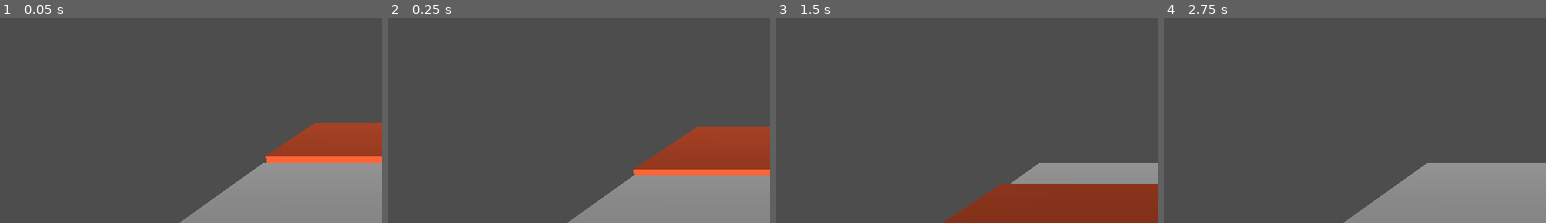
Above: before the commit, frames 1-4 (left to right).
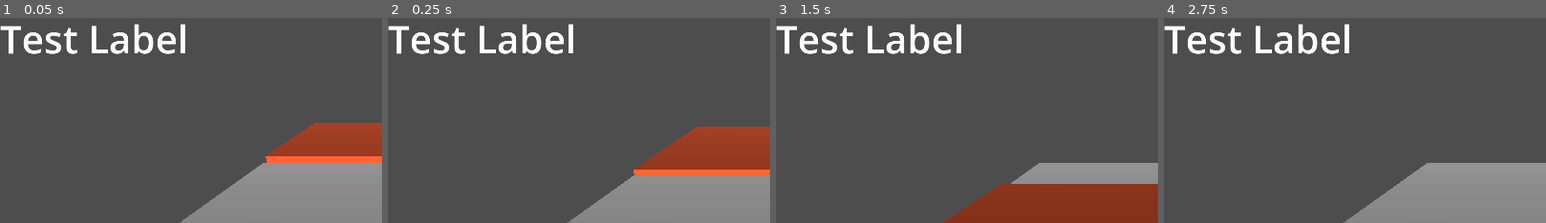
Above: after the commit, the same moments.

Repository: MedusaTea/signal-run
Game: Godot game, scene res://scenes/main.tscn
Two runs of this game, one before a commit and one after it. Both use one fixed random seed, a clock stepped at 60 frames per second and the inputs below.
Inputs:
- Up to frame 1 (0.05 s): no input
- Up to frame 2 (0.25 s): no input
- Up to frame 3 (1.5 s): no input
- Up to frame 4 (2.75 s): no input
The pictures show only the part of the screen within x 0-50%, y 0-50%; the shares and areas given below are measured in that part.

The runs differ from the first frame. In frame 1, 2.5% of the frame differs, in the area x 0-49%, y 2-18%; in frame 2, 2.5%; in frame 3, 2.5%; in frame 4, 2.5%.

Commit message:
minor test with ui and moving around stuff

Diff:
--- a/scenes/main.tscn
+++ b/scenes/main.tscn
@@ -3,18 +3,36 @@
 [ext_resource type="PackedScene" uid="uid://riqpxrrct3c2" path="res://scenes/character.tscn" id="1_0wfyh"]
 [ext_resource type="PackedScene" uid="uid://0gf2o6l5kwjf" path="res://scenes/terrain_test.tscn" id="1_o5qli"]
 [ext_resource type="PackedScene" uid="uid://bbxvidfmvddeb" path="res://scenes/floor.tscn" id="2_sugp2"]
+[ext_resource type="Theme" uid="uid://mk4nu7dkl8b2" path="res://themes/default.tres" id="4_jyhfs"]
 
-[node name="Root3D" type="Node3D" unique_id=808293850]
+[node name="Root3D" type="Node" unique_id=2065148067]
 
-[node name="Character" parent="." unique_id=4821569 instance=ExtResource("1_0wfyh")]
+[node name="Node3D" type="Node3D" parent="." unique_id=1465708405]
 
-[node name="Floor" parent="." unique_id=2004801252 instance=ExtResource("2_sugp2")]
+[node name="Character" parent="Node3D" unique_id=4821569 instance=ExtResource("1_0wfyh")]
 
-[node name="TerrainTest" parent="." unique_id=613985946 instance=ExtResource("1_o5qli")]
+[node name="Floor" parent="Node3D" unique_id=2004801252 instance=ExtResource("2_sugp2")]
+
+[node name="TerrainTest" parent="Node3D" unique_id=613985946 instance=ExtResource("1_o5qli")]
 transform = Transform3D(1, 0, 0, 0, 1, 0, 0, 0, 1, 0, 0.41134596, -21.22073)
 
-[node name="Camera3D" type="Camera3D" parent="." unique_id=966227079]
+[node name="Camera3D" type="Camera3D" parent="Node3D" unique_id=966227079]
 transform = Transform3D(1, 0, 0, 0, 0.8859204, 0.46383733, 0, -0.46383733, 0.8859204, 0, 4.9272947, 3.8944798)
+current = true
 
-[node name="DirectionalLight3D" type="DirectionalLight3D" parent="." unique_id=544136109]
+[node name="DirectionalLight3D" type="DirectionalLight3D" parent="Node3D" unique_id=544136109]
 transform = Transform3D(1, 0, 0, 0, 0.99208623, 0.12555833, 0, -0.12555833, 0.99208623, 0, 0, 8.0961)
+
+[node name="Control" type="Control" parent="." unique_id=1863188031]
+layout_mode = 3
+anchors_preset = 0
+offset_right = 1974.0
+offset_bottom = 1080.0
+
+[node name="Label" type="Label" parent="Control" unique_id=507384827]
+layout_mode = 0
+offset_right = 977.0
+offset_bottom = 549.0
+theme = ExtResource("4_jyhfs")
+text = "Test Label
+"
--- /dev/null
+++ b/themes/default.tres
@@ -0,0 +1,4 @@
+[gd_resource type="Theme" format=3 uid="uid://mk4nu7dkl8b2"]
+
+[resource]
+default_font_size = 100
